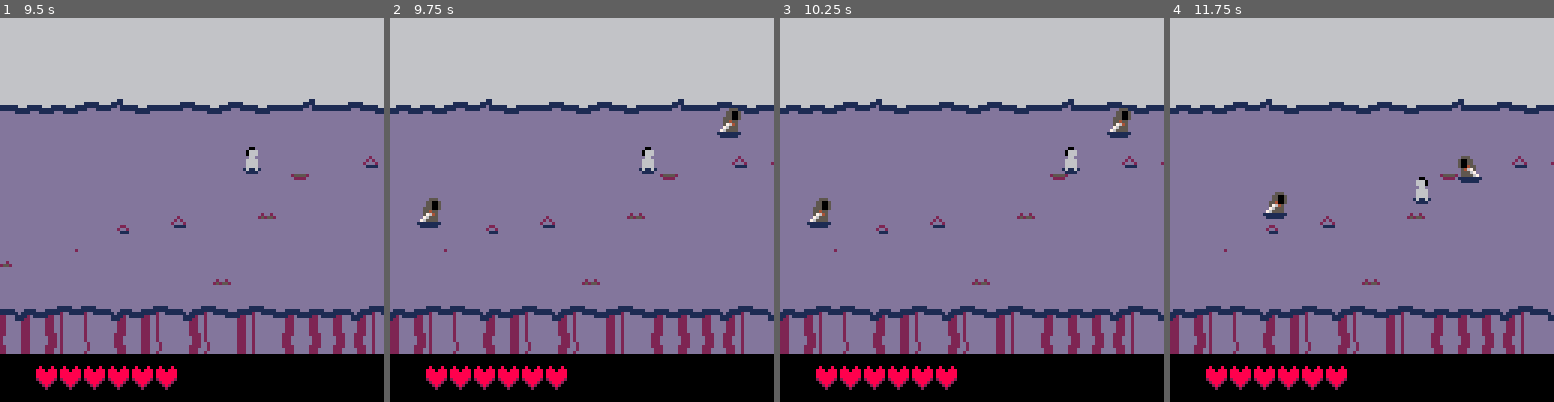
Above: before the commit, frames 1-4 (left to right).
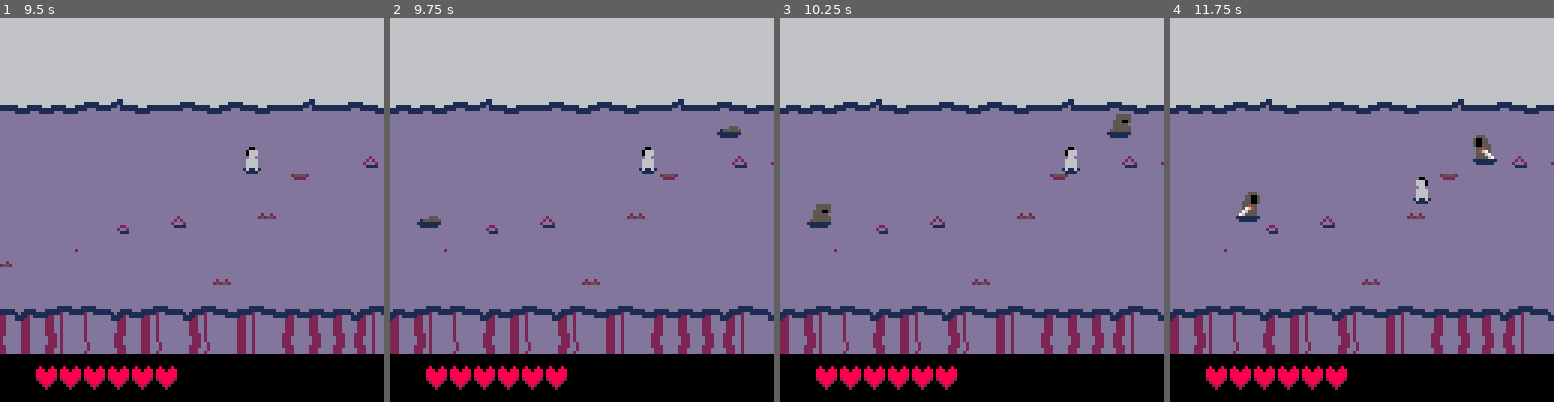
Above: after the commit, the same moments.

Repository: akbiggs/Scuffle
Game: PICO-8 cartridge scuffle.p8
Same seed, same stepped clock (60 frames per second), same inputs: the game is played once before the commit and once after it.
Inputs:
- Up to frame 1 (9.5 s): tap X (X key) at 0.33, 0.7, 1.43, 2.58, 3.1, 3.62, 4.13, 4.65, 5.17, 5.68, 6.2, 6.72, 7.23, 7.75, 8.27, 8.78, 9.3 s; tap O (Z key) at 1.07, 1.8, 2.43, 3.07, 3.7, 4.33, 4.97, 5.6, 6.23, 6.87, 7.5, 8.13, 8.77, 9.4 s; hold Right 2.33-3.33 s; hold Right 3.38-4.22 s; hold Up 4.27-4.67 s; hold Right 4.72-5.72 s; hold Down 5.77-6.1 s; hold Left 6.15-6.98 s; hold Right 7.03-8.03 s; hold Right 8.08-8.92 s; hold Up 8.97-9.37 s; hold Right from 9.42 s (still down)
- Up to frame 2 (9.75 s): keep holding Right
- Up to frame 3 (10.25 s): keep holding Right; tap X (X key) at 9.82 s; tap O (Z key) at 10.03 s
- Up to frame 4 (11.75 s): tap X (X key) at 10.33, 10.85, 11.37 s; release Right at 10.42 s; hold Down 10.47-10.8 s; tap O (Z key) at 10.67, 11.3 s; hold Left 10.85-11.68 s

Frame 1 is identical in both runs. In frame 2, 0.4% of the frame differs, in the area x 7-92%, y 23-54%; in frame 3, 0.3%; in frame 4, 1.3%, in the area x 17-86%, y 30-54%.

Commit message:
Add walker spawn animation and increase walker spawn delay time

Diff:
--- a/scuffle.p8
+++ b/scuffle.p8
@@ -736,12 +736,14 @@
   self.swing_cooldown = 100
   self.life = 3
 
-  self.walk_cooldown = 50
+  self.walk_cooldown = 80
   self.walk_dist = 50
 
   self.invuln_cooldown = 0
   self.hitstun_cooldown = 0
 
+  self.spawn_anim =
+    anim(64, 68, false, 15)
   self.stand_anim =
     anim_single(68)
   self.walk_anim =
@@ -750,7 +752,7 @@
       anim_single(68, 30),
     },
     true)
-  self.anim = self.stand_anim
+  self.anim = self.spawn_anim
 end
 
 function walker:walk_towards(
@@ -888,9 +890,10 @@
       self.walk_anim:reset()
     end
     self.anim = self.walk_anim
-  else
+  elseif self.anim == self.walk_anim then
     self.anim = self.stand_anim
   end
+  self.anim:update()
 end
 
 function walker:draw()
@@ -907,7 +910,8 @@
     self.pos, self.left)
 
   -- overlay dragged sword
-  if not self.bullet then
+  if not self.bullet and
+      self.anim != self.spawn_anim then
 		  spr(70,
 		    self.pos.x,
 		    self.pos.y,
